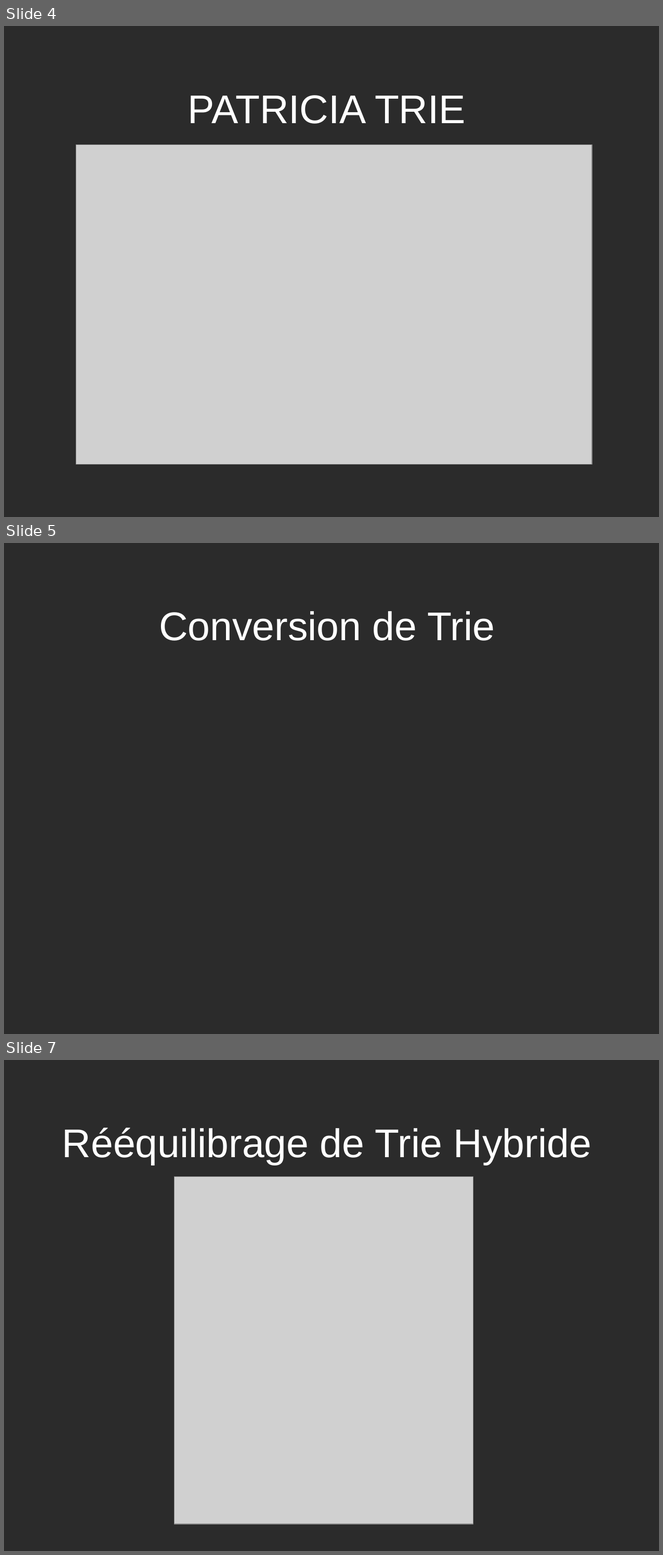
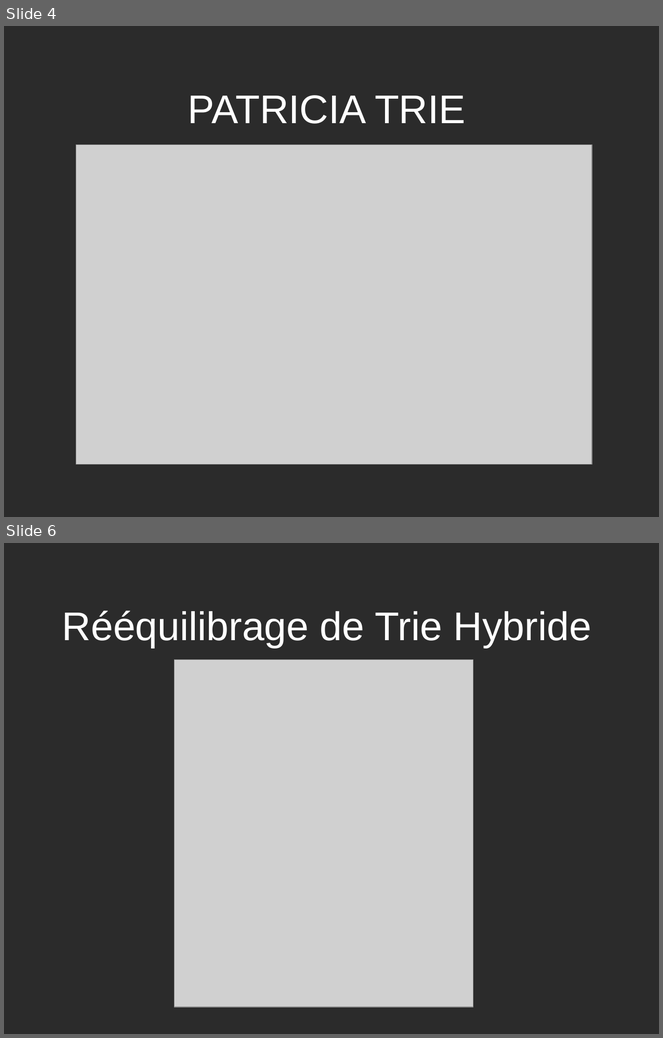
Before and after one commit to Shaolans/Projet_ALGAV_trie, a slide deck: presentation/presentation_algav.odp. Shown one above the other, each under a label of ours: slides 4, 5 and 7 before the commit, slides 4 and 6 after it; the slides between them are not shown. The pictures are 663x1555 and 663x1038 pixels, drawn with LibreOffice and Linux fonts; fonts in the diff are those of the drawing; grey boxes stand for pictures; background and template pictures are left out; a plain dark background stands for a picture behind light text. Boxes give left, top, right and bottom in pixels: in the first picture for what was removed or moved away, otherwise in the second. Text is boxed around its words. In the diff, an @@ line names an element or a change of style, - is before the commit and + after.

```diff
--- a/presentation/presentation_algav.odp
+++ b/presentation/presentation_algav.odp
@@ slide 5 removed at (x1=4, y1=543, x2=659, y2=1034), background picture (left out) @@
@@ title removed at (x1=159, y1=611, x2=495, y2=641) @@
-Conversion de Trie
@@ what was slide 7 is now slide 6 @@
```
Also in this commit, not shown: 1 slide added, 1 other slide removed, 2 other files.
